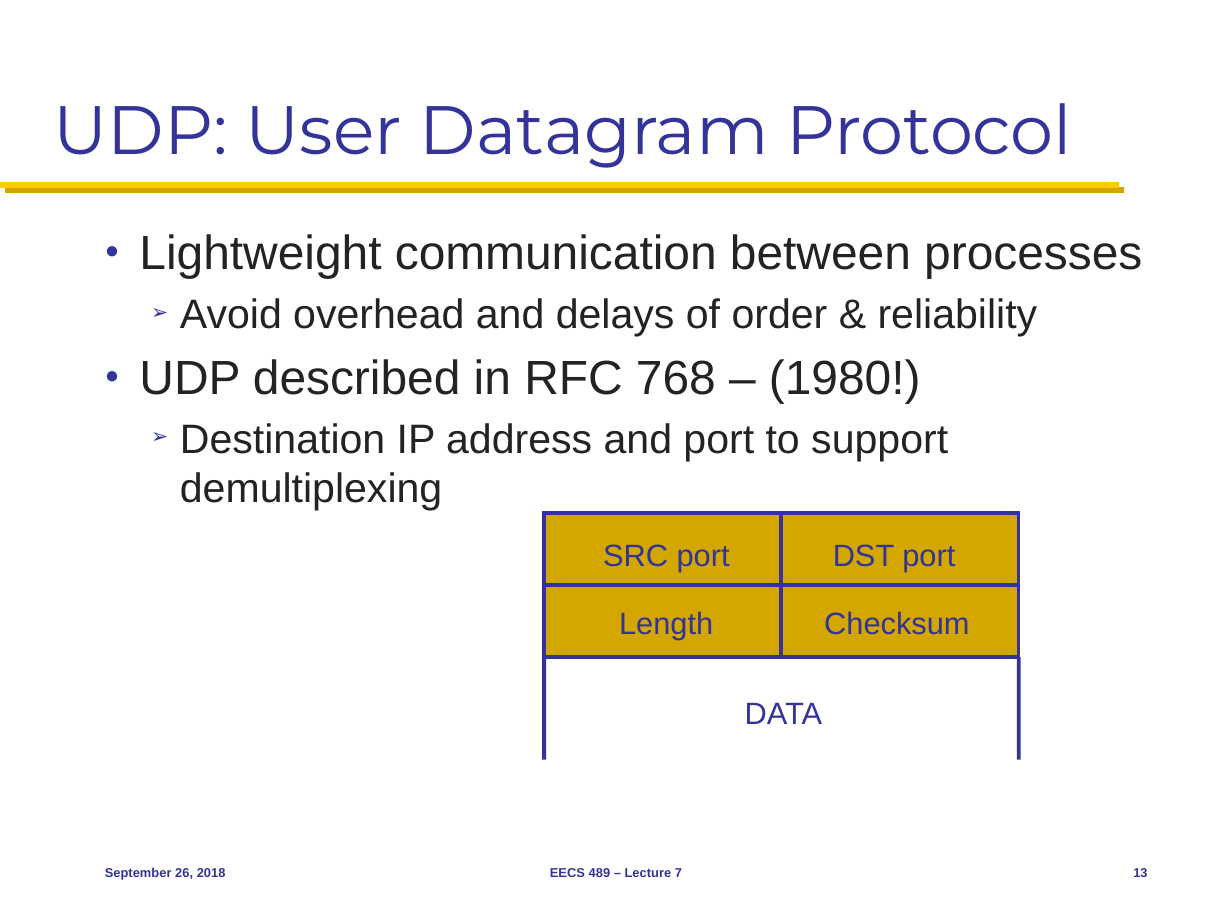
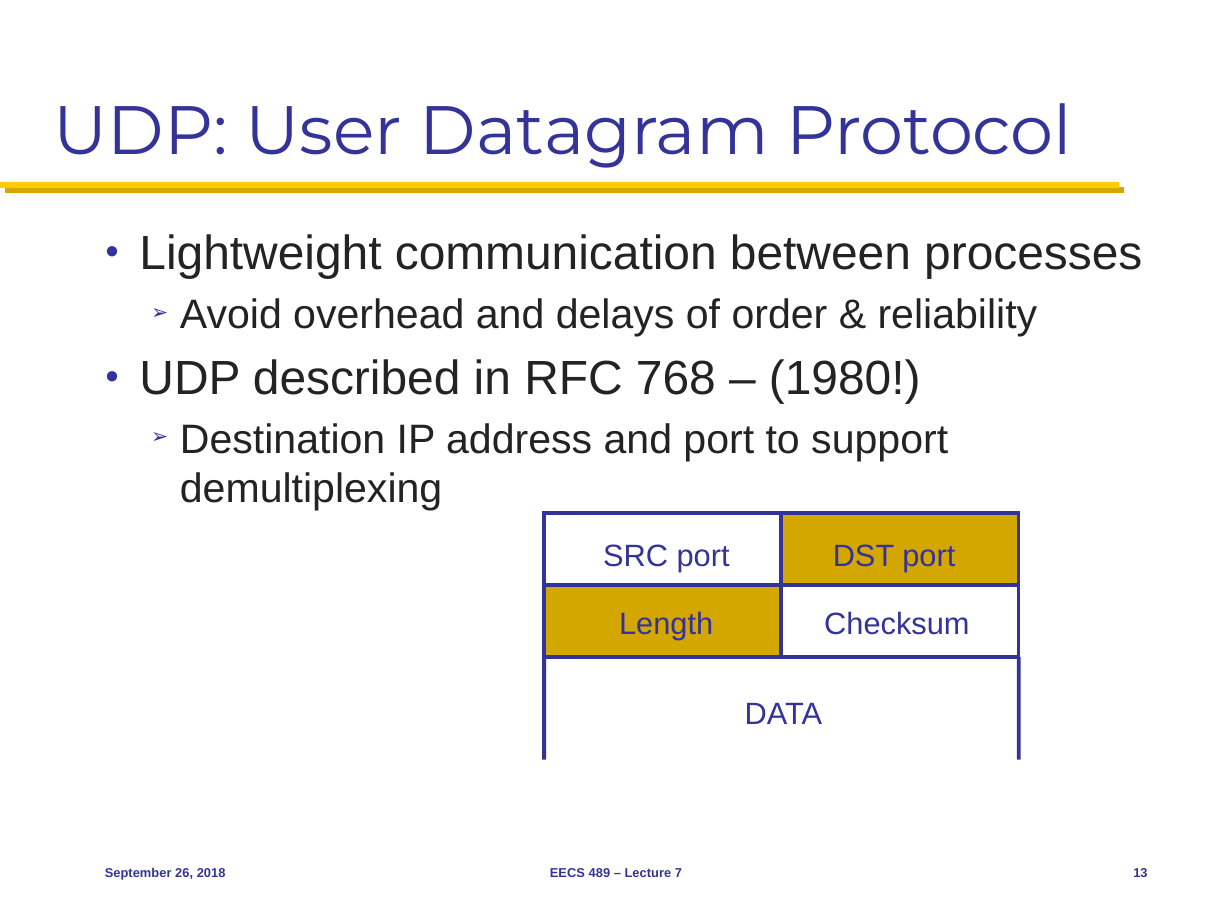
Before and after one commit to mosharaf/eecs489, a slide deck: slide 13 of Slides/092618.pptx. Drawn at 1232x924 pixels with LibreOffice and Linux fonts; fonts in the diff are those of the drawing. Boxes give left, top, right and bottom in pixels: in the first picture for what was removed or moved away, otherwise in the second. Text is boxed around its words. In the diff, an @@ line names an element or a change of style, - is before the commit and + after.

```diff
--- a/Slides/092618.pptx
+++ b/Slides/092618.pptx
@@ text "SRC port" moved from (x1=583, y1=530, x2=758, y2=579) to (x1=603, y1=544, x2=730, y2=571) @@
@@ fill #D3A600 to none in 3 elements at (x1=603, y1=544, x2=730, y2=571), (x1=545, y1=514, x2=782, y2=585), (x1=781, y1=585, x2=1019, y2=657) @@
```
Also in this commit, not shown: 10 other slides changed, 1 slide removed.
